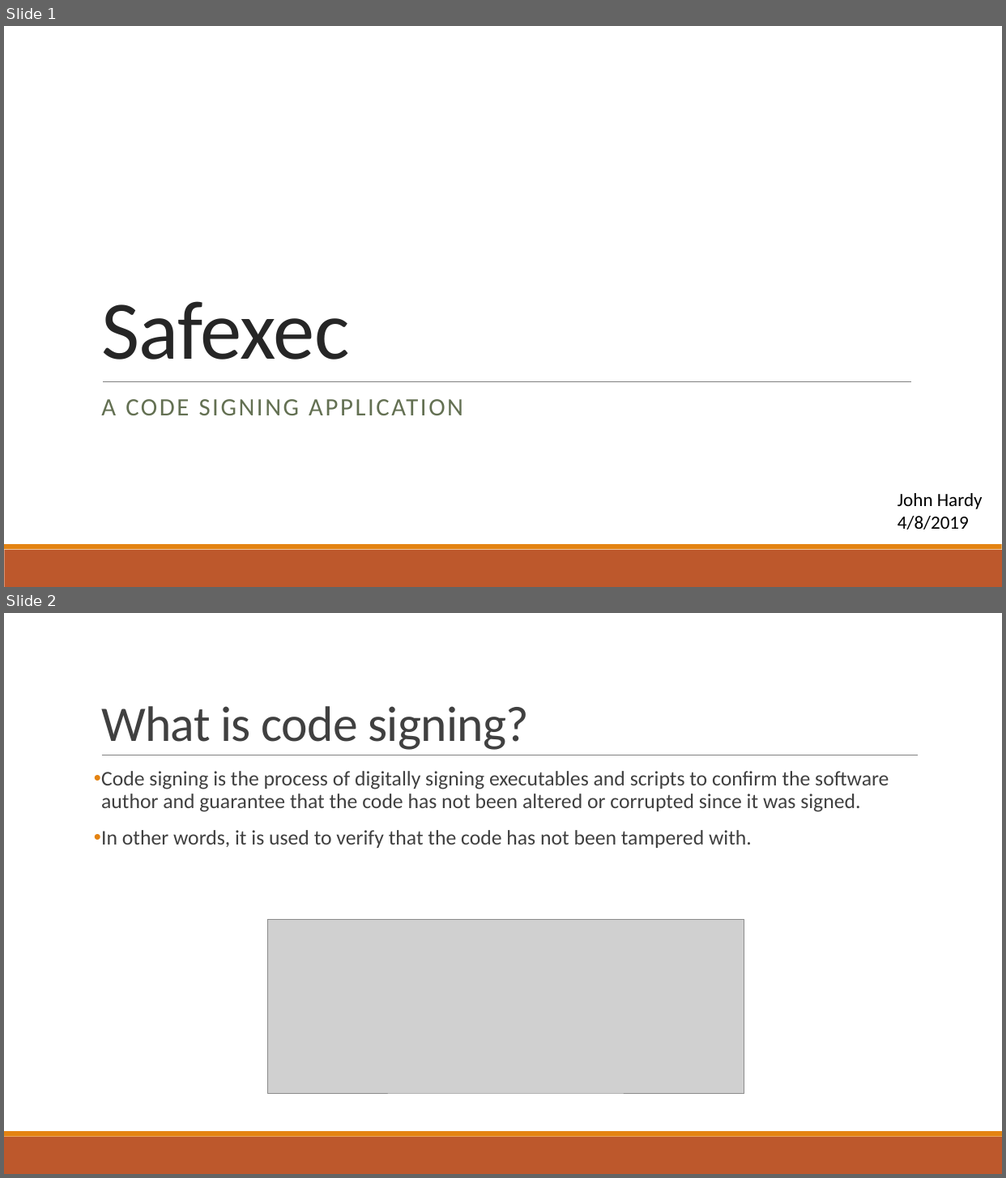
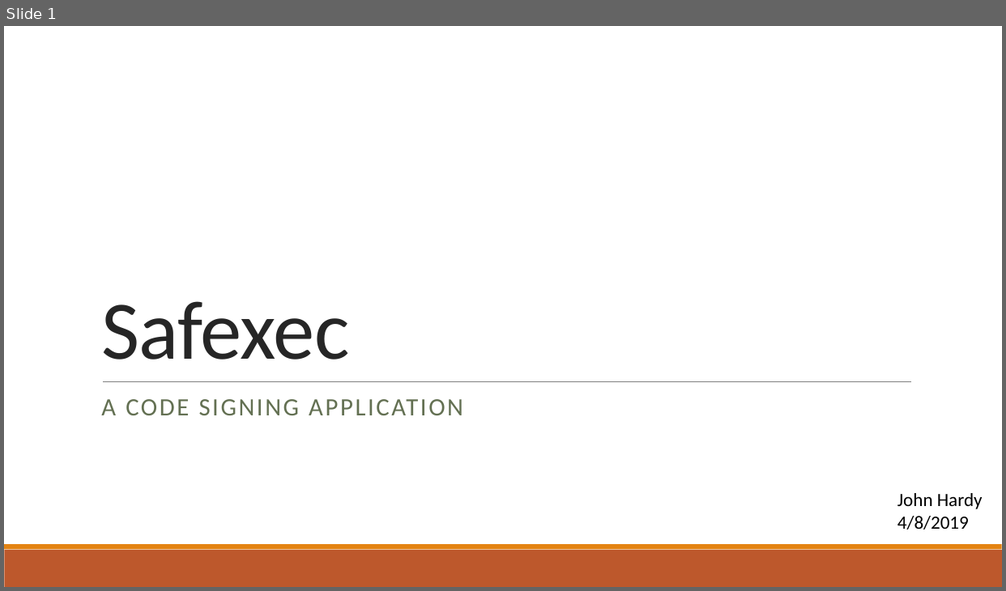
Before and after one commit to JohnHardy5/Safexec, a slide deck: Documents/Final Presentation.pptx. Shown one above the other, each under a label of ours: slides 1 and 2 before the commit, slide 1 after it. The pictures are 1006x1178 and 1006x591 pixels, drawn with LibreOffice and Linux fonts; fonts in the diff are those of the drawing; grey boxes stand for pictures. Boxes give left, top, right and bottom in pixels: in the first picture for what was removed or moved away, otherwise in the second. Text is boxed around its words. In the diff, an @@ line names an element or a change of style, - is before the commit and + after.

Commit message:
Created main script, started on manual signing and checking for MVP

```diff
--- a/Documents/Final Presentation.pptx
+++ b/Documents/Final Presentation.pptx
@@ slide 2 removed at bbox=[4, 613, 1002, 1174], background #FFFFFF; not listed: 2 template elements that a slide beside it also shows @@
@@ title removed at bbox=[101, 706, 529, 750] @@
-What is code signing?
@@ line removed from (102, 756) to (918, 756) @@
@@ text removed at bbox=[101, 771, 889, 848] @@
-• Code signing is the process of digitally signing executables and scripts to confirm the software author and guarantee that the code has not been altered or corrupted since it was signed.
-• In other words, it is used to verify that the code has not been tampered with.
@@ picture removed at bbox=[267, 920, 744, 1093] @@
```
Also in this commit, not shown: 4 slides changed, 3 slides added, 1 other slide removed, 4 other files.
